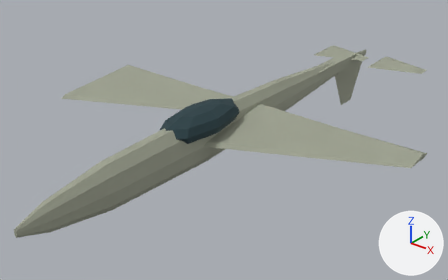
Before and after pictures for a commit that changed the glTF model game/assets/units/su35.glb.
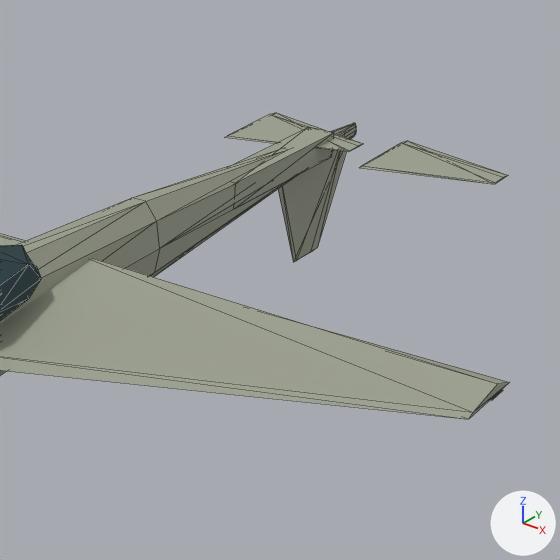
Old and new are each drawn whole from a 50 mm camera at (14.19, -18.97, 12.41) aimed at (-0.46, -0.66, 1.05) and again close up on the part from 50% to 100% of the width and 0% to 80% of the height. Lighting does not change. The marker at lower right points along +X, +Y and +Z. The first two pictures are the older version. The close-ups show mesh edges as thin lines. Where no turn or scale is listed for an object, it has been applied to the vertices.

Names of what the first close-up shows: 'Cockpit', 'Elevator_L', 'Elevator_R', 'Fuselage', 'Rudder', 'TailBoom', 'Wing_R' and 1 more.
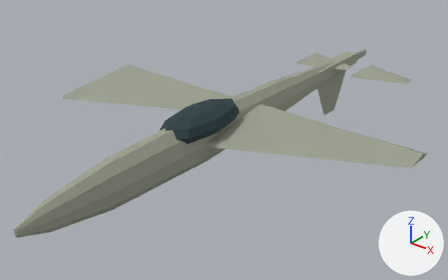
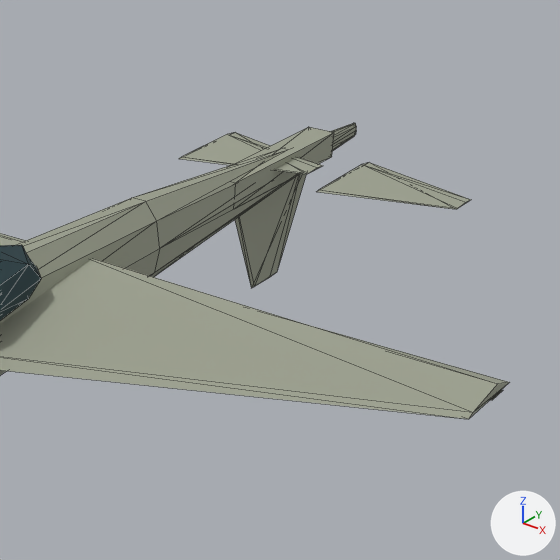
The change, as a list of edits to the scene's bpy script:
```text
Change ob_elevator_l:
    ob_elevator_l.location: (-1.54, 9.2, 2.3) -> (-1.54, 7.45, 2.3)
Change ob_elevator_r:
    ob_elevator_r.location: (1.54, 9.2, 2.3) -> (1.54, 7.45, 2.3)
Change ob_rudder:
    ob_rudder.location: (0.0, 9.2, 2.18) -> (0.0, 7.45, 2.18)
```

What differs and where, as boxes [x1, y1, x2, y2] in the close-ups (560 x 560 px):
'Rudder', moved
    before: [278, 150, 346, 262]
    after: [235, 174, 306, 288]
'Elevator_R', moved
    before: [360, 141, 507, 184]
    after: [317, 162, 471, 209]
'Elevator_L', moved
    before: [225, 113, 363, 152]
    after: [179, 132, 323, 174]
